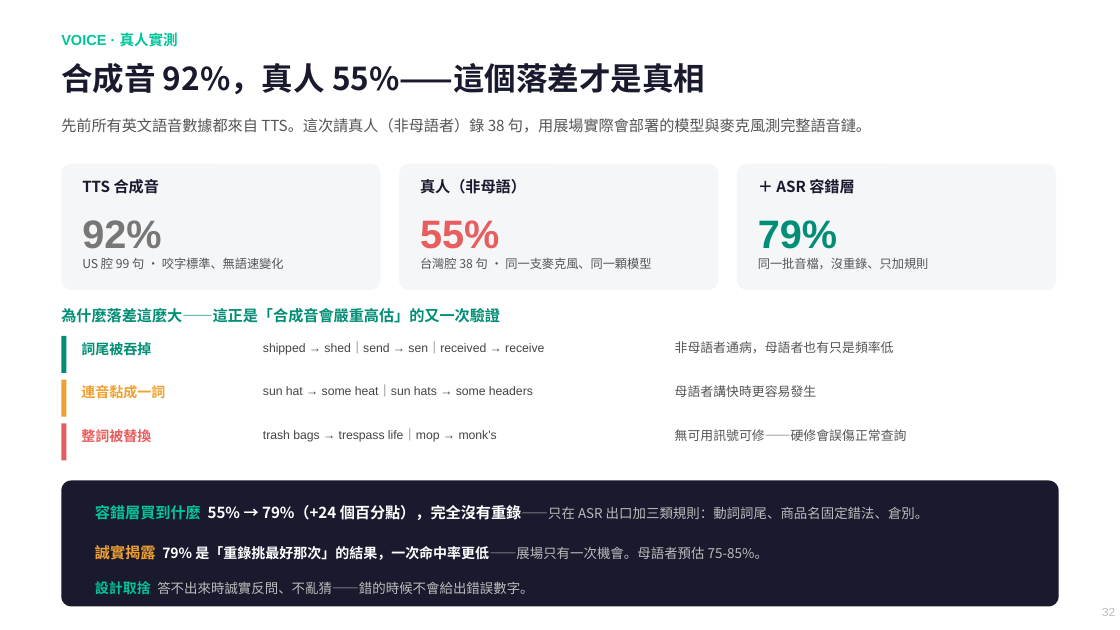
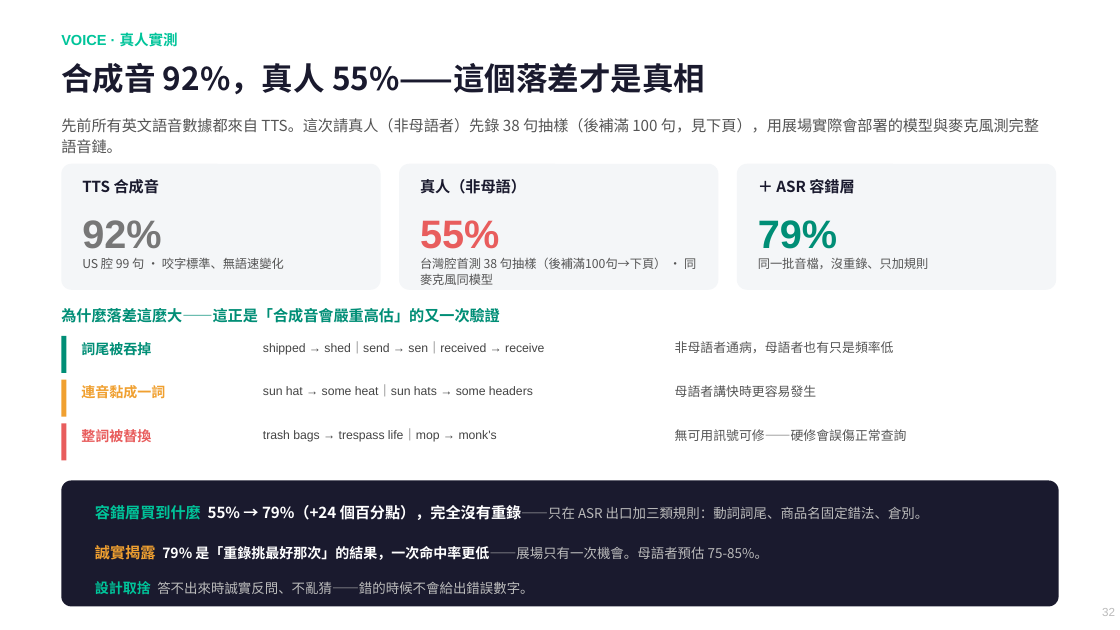
Before and after one commit to chunyen627-afk/warehouse-v2-agent, a slide deck: slide 32 of 倉管Agent_專案簡報.pptx. Drawn at 1120x630 pixels with LibreOffice and Linux fonts; fonts in the diff are those of the drawing. Boxes give left, top, right and bottom in pixels: in the first picture for what was removed or moved away, otherwise in the second. Text is boxed around its words. In the diff, an @@ line names an element or a change of style, - is before the commit and + after.

```diff
--- a/倉管Agent_專案簡報.pptx
+++ b/倉管Agent_專案簡報.pptx
@@ text at [61, 118, 1039, 153]: text changed @@
-先前所有英文語音數據都來自 TTS。這次請真人（非母語者）錄 38 句，用展場實際會部署的模型與麥克風測完整語音鏈。
+先前所有英文語音數據都來自 TTS。這次請真人（非母語者）先錄 38 句抽樣（後補滿 100 句，見下頁），用展場實際會部署的模型與麥克風測完整語音鏈。
@@ text at [420, 257, 696, 285]: text changed @@
-台灣腔 38 句 · 同一支麥克風、同一顆模型
+台灣腔首測 38 句抽樣（後補滿100句→下頁） · 同麥克風同模型
```
Also in this commit, not shown: 2 other slides changed, 2 other files.
